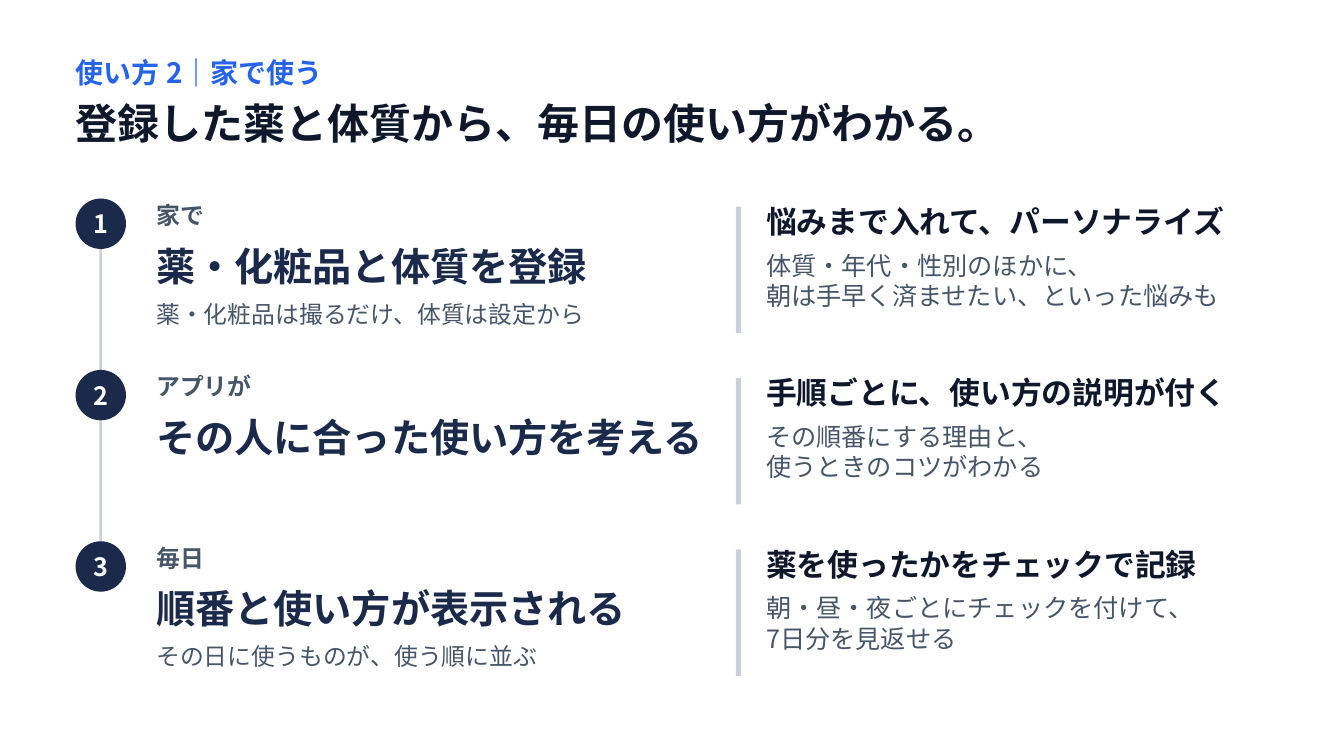
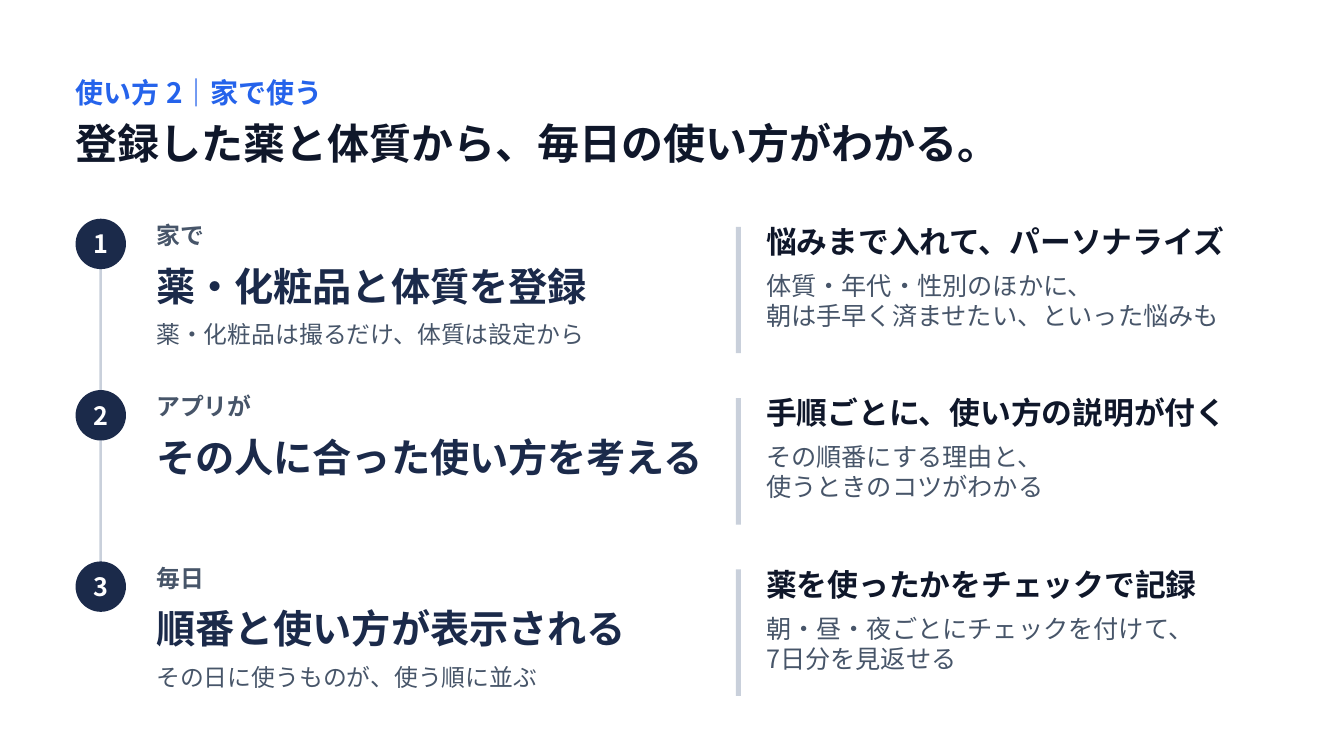
Before and after one commit to John-Frusciante/overlai, a slide deck: slide 9 of docs/ピッチ/Overlai_本選ピッチ.pptx. Drawn at 1344x756 pixels with LibreOffice and Linux fonts; fonts in the diff are those of the drawing. Boxes give left, top, right and bottom in pixels: in the first picture for what was removed or moved away, otherwise in the second. Text is boxed around its words. In the diff, an @@ line names an element or a change of style, - is before the commit and + after.

```diff
--- a/docs/ピッチ/Overlai_本選ピッチ.pptx
+++ b/docs/ピッチ/Overlai_本選ピッチ.pptx
@@ 16 texts, 4 rectangles, 3 rounded rectangles: place and size @@
-16 texts, 4 rectangles, 3 rounded rectangles at bbox=[76, 58, 1226, 676]
+16 texts, 4 rectangles, 3 rounded rectangles at bbox=[76, 78, 1226, 696]
```
Also in this commit, not shown: 5 other slides changed, 3 other files.
